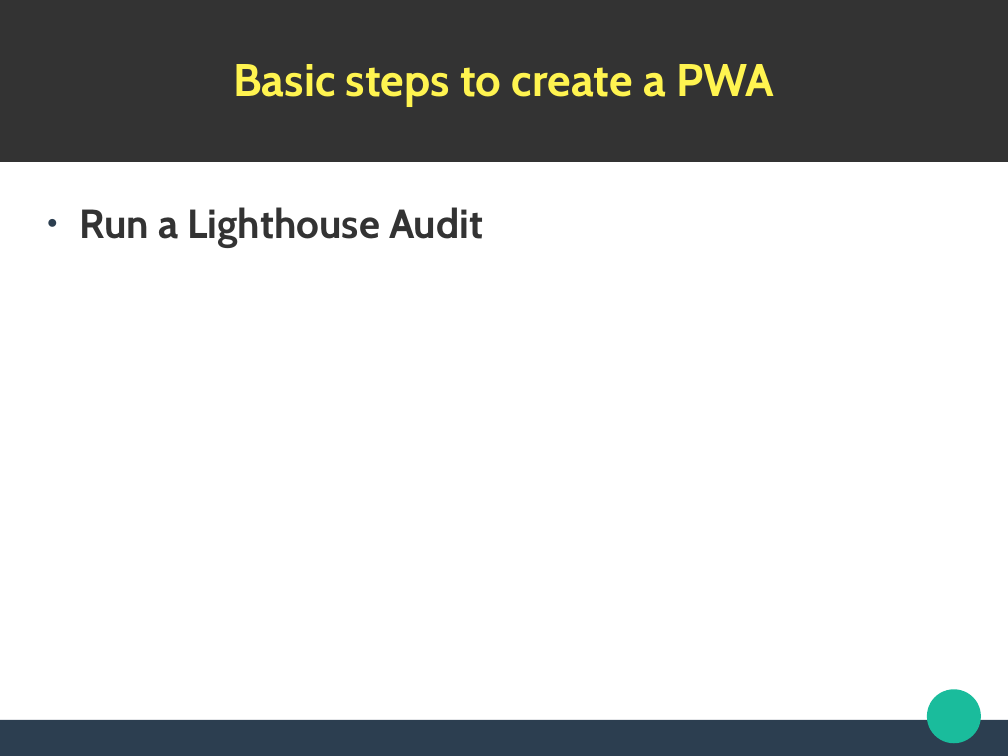
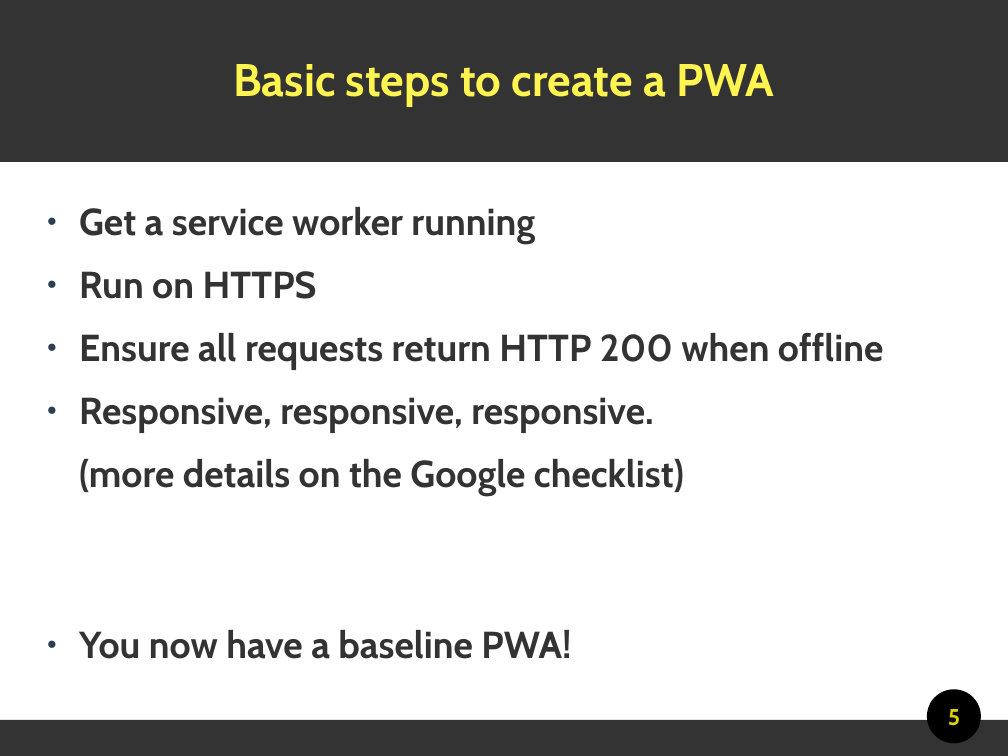
Before and after one commit to lmeijdam/rs-pwa-angular-demo, a slide deck: slide 5 of presentation.odp. Drawn at 1008x756 pixels with LibreOffice and Linux fonts; fonts in the diff are those of the drawing. Boxes give left, top, right and bottom in pixels: in the first picture for what was removed or moved away, otherwise in the second. Text is boxed around its words. In the diff, an @@ line names an element or a change of style, - is before the commit and + after.

```diff
--- a/presentation.odp
+++ b/presentation.odp
@@ text at <box>79,207,883,659</box>: text changed; size 32 to 29.6 pt @@
-● Run a Lighthouse Audit
+● Get a service worker running
+● Run on HTTPS
+● Ensure all requests return HTTP 200 when offline
+● Responsive, responsive, responsive.
+(more details on the Google checklist)
+● You now have a baseline PWA!
@@ ellipse at <box>927,690,981,744</box>: fill #1ABC9C to #000000 @@
@@ page number added at <box>948,709,960,726</box>, 18 pt, text #E3D200, bold @@
+5
@@ rectangle at <box>0,721,1008,756</box>: fill #2C3E50 to #333333 @@
```
Also in this commit, not shown: 4 other slides changed.
